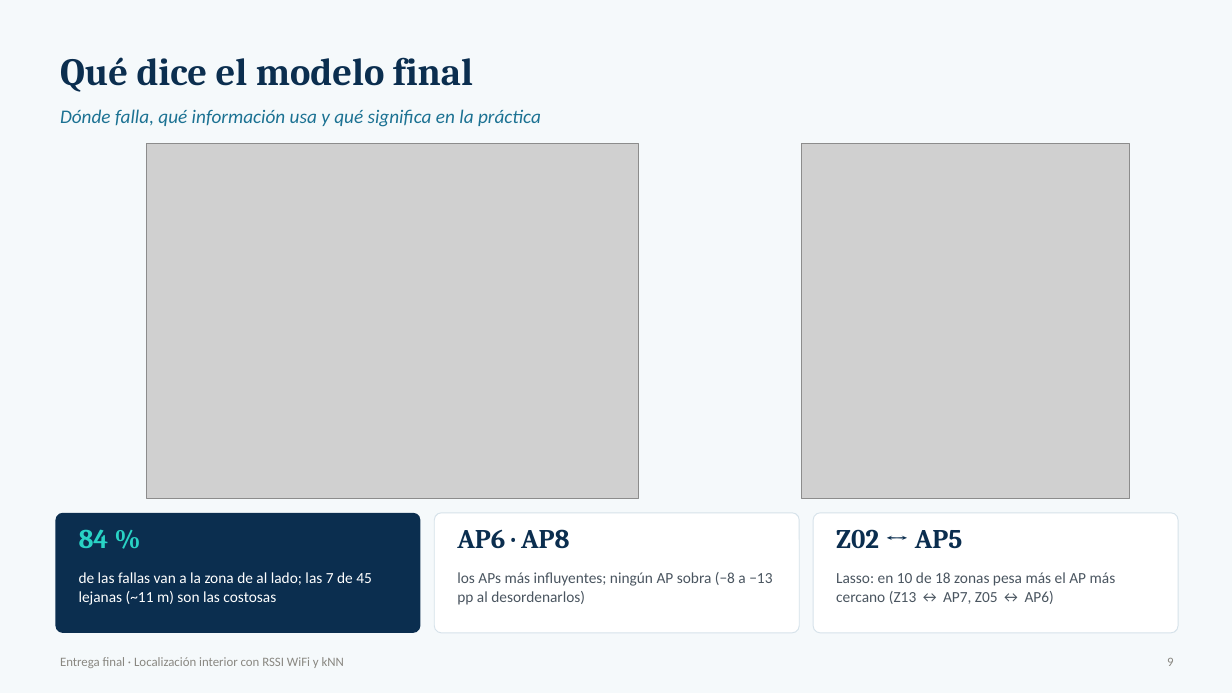
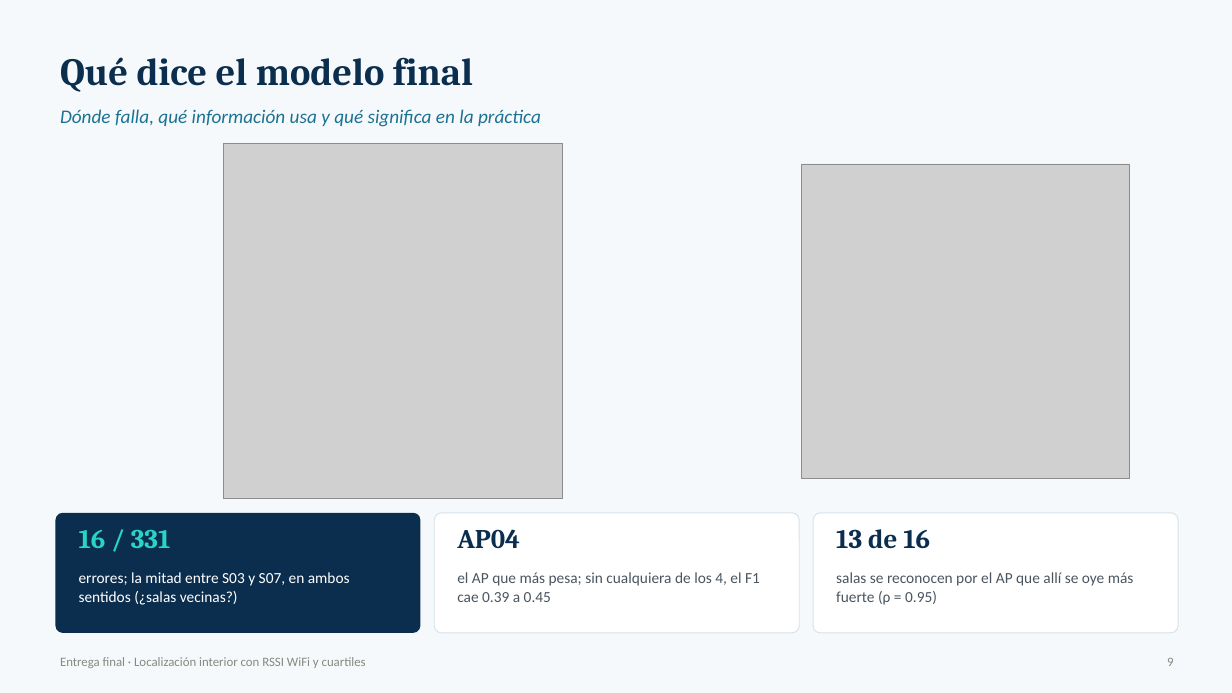
Before and after one commit to danielo2858-spec/ml1-localizacion-qaknn, a slide deck: slide 9 of Entrega_Final_Presentacion.pptx. Drawn at 1232x693 pixels with LibreOffice and Linux fonts; fonts in the diff are those of the drawing; grey boxes stand for pictures. Boxes give left, top, right and bottom in pixels: in the first picture for what was removed or moved away, otherwise in the second. Text is boxed around its words. In the diff, an @@ line names an element or a change of style, - is before the commit and + after.

```diff
--- a/Entrega_Final_Presentacion.pptx
+++ b/Entrega_Final_Presentacion.pptx
@@ picture: place and size @@
-picture at [147,143,639,499]
+picture at [223,143,562,499]
@@ picture: place and size @@
-picture at [802,143,1130,499]
+picture at [802,164,1130,478]
@@ text at [79,529,171,548]: text changed @@
-84 %
+16 / 331
@@ text at [457,529,520,548]: text changed @@
-AP6 · AP8
+AP04
@@ text at [836,529,930,549]: text changed @@
-Z02 ↔ AP5
+13 de 16
@@ text at [79,572,350,605]: text changed @@
-de las fallas van a la zona de al lado; las 7 de 45 lejanas (~11 m) son las costosas
+errores; la mitad entre S03 y S07, en ambos sentidos (¿salas vecinas?)
@@ text at [457,572,760,602]: text changed @@
-los APs más influyentes; ningún AP sobra (−8 a −13 pp al desordenarlos)
+el AP que más pesa; sin cualquiera de los 4, el F1 cae 0.39 a 0.45
@@ text at [836,572,1134,605]: text changed @@
-Lasso: en 10 de 18 zonas pesa más el AP más cercano (Z13 ↔ AP7, Z05 ↔ AP6)
+salas se reconocen por el AP que allí se oye más fuerte (ρ = 0.95)
@@ text at [60,657,366,668]: text changed @@
-Entrega final · Localización interior con RSSI WiFi y kNN
+Entrega final · Localización interior con RSSI WiFi y cuartiles
```
Also in this commit, not shown: 10 other slides changed, 1 slide added, 3 slides removed, 15 other files.
